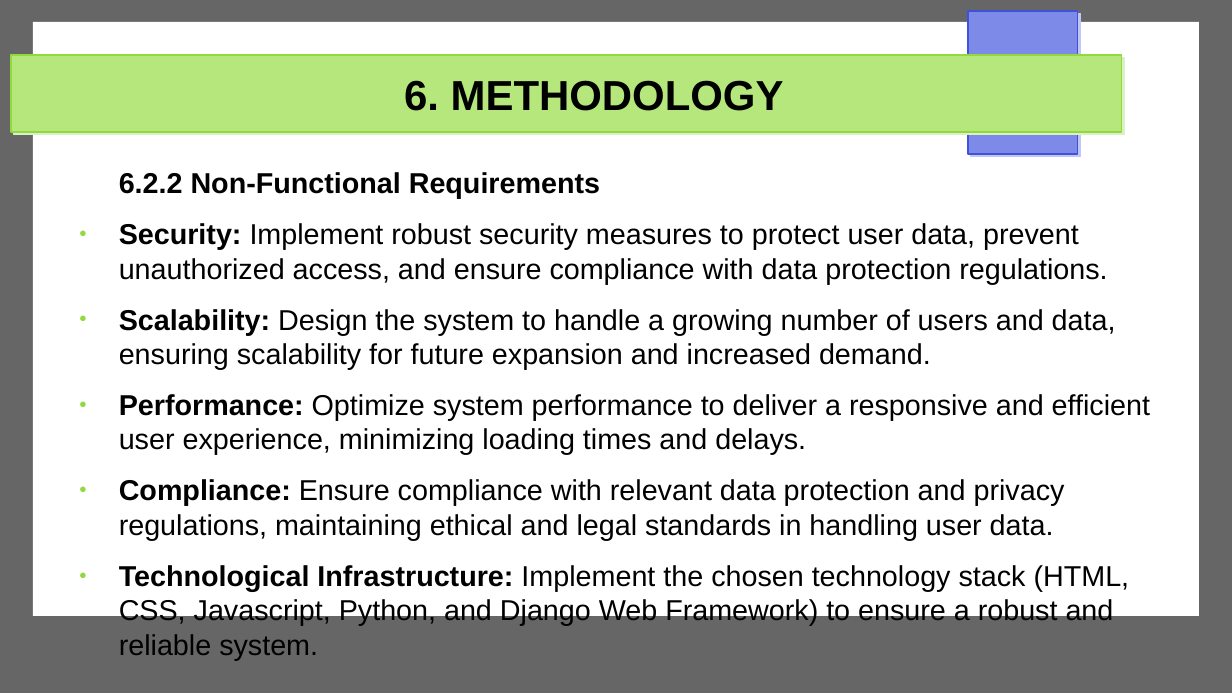
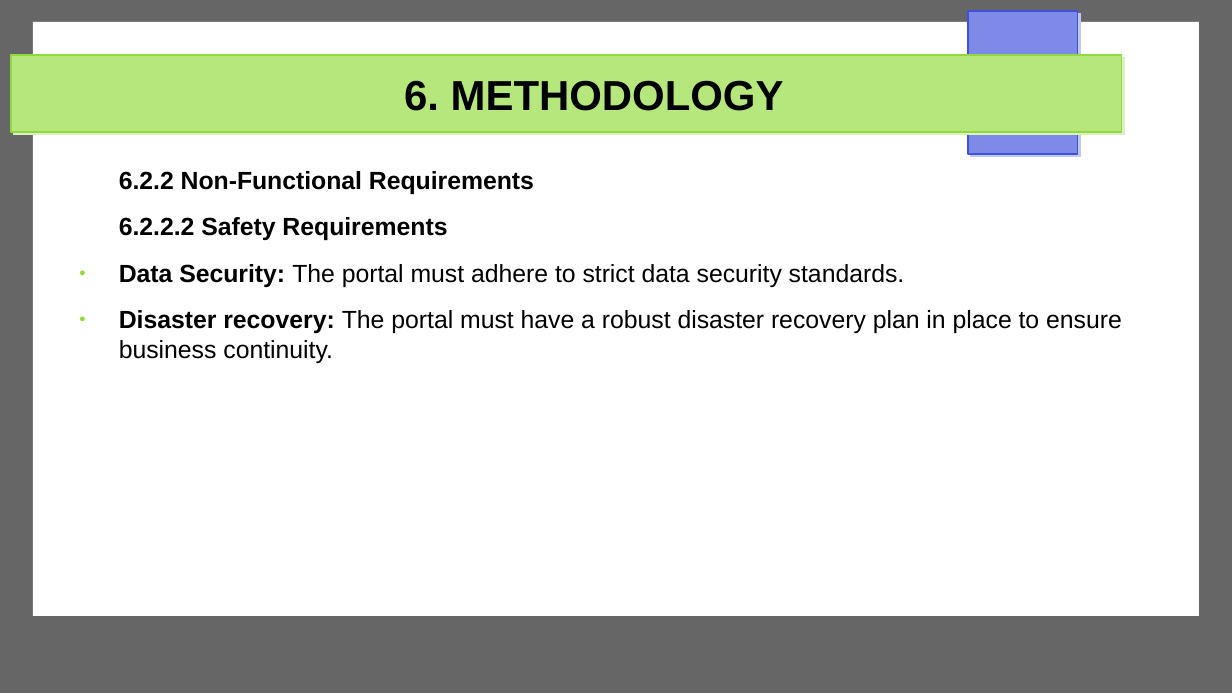
Before and after one commit to Michael-Otieno-Kasuku/Mashinani, a slide deck: slide 26 of docs/proposal/mashinani.odp (slide 27 before the commit). Drawn at 1232x693 pixels with LibreOffice and Linux fonts; fonts in the diff are those of the drawing. Boxes give left, top, right and bottom in pixels: in the first picture for what was removed or moved away, otherwise in the second. Text is boxed around its words. In the diff, an @@ line names an element or a change of style, - is before the commit and + after.

```diff
--- a/docs/proposal/mashinani.odp
+++ b/docs/proposal/mashinani.odp
@@ text at bbox=[119, 171, 534, 194]: size 18.5 to 16 pt in "6.2.2 Non-Functional Requirements" @@
@@ text at bbox=[119, 217, 1122, 363]: text changed; size 18.5 to 16 pt @@
-● Security: Implement robust security measures to protect user data, prevent unauthorized access, and ensure compliance with data protection regulations.
-● Scalability: Design the system to handle a growing number of users and data, ensuring scalability for future expansion and increased demand.
-● Performance: Optimize system performance to deliver a responsive and efficient user experience, minimizing loading times and delays.
-● Compliance: Ensure compliance with relevant data protection and privacy regulations, maintaining ethical and legal standards in handling user data.
-● Technological Infrastructure: Implement the chosen technology stack (HTML, CSS, Javascript, Python, and Django Web Framework) to ensure a robust and reliable system.
+6.2.2.2 Safety Requirements
+● Data Security: The portal must adhere to strict data security standards.
+● Disaster recovery: The portal must have a robust disaster recovery plan in place to ensure business continuity.
```
Also in this commit, not shown: 8 other slides changed, 4 slides added, 5 slides removed, 2 other files.
